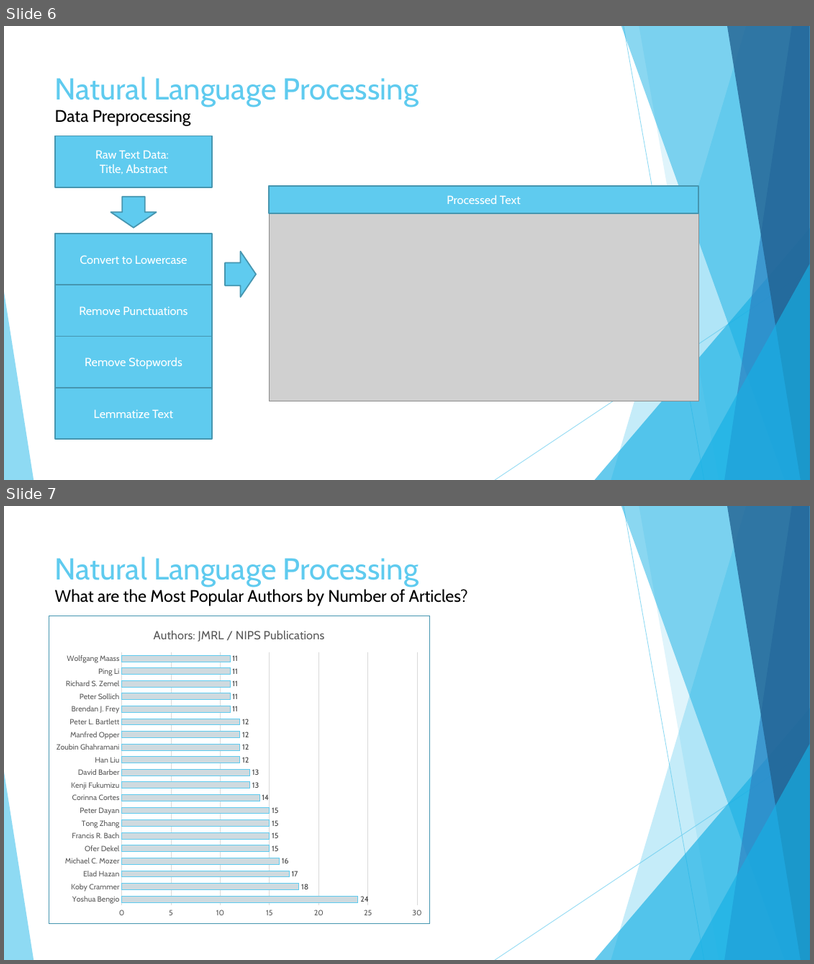
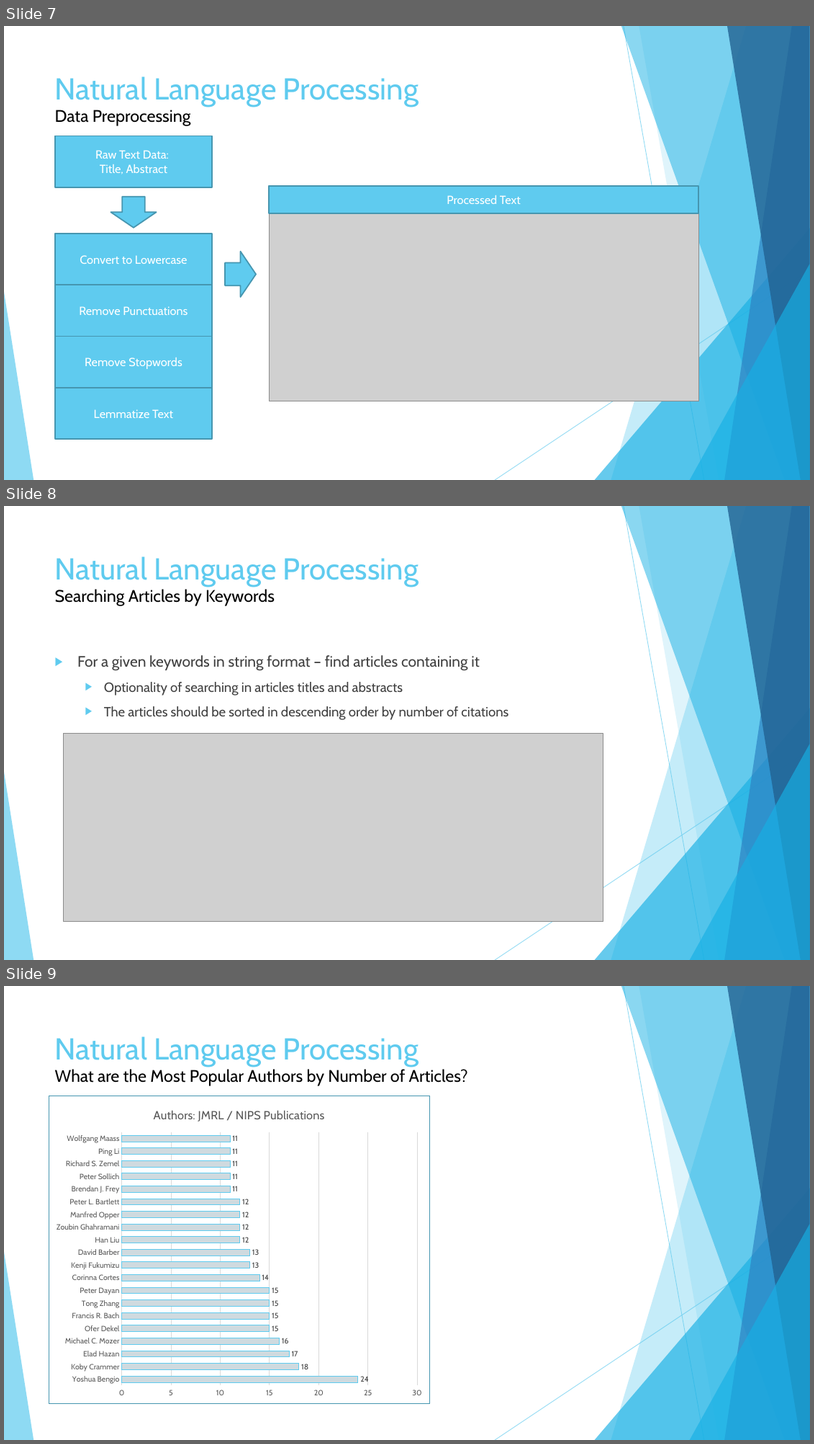
Before and after one commit to tsyurmasto/WebScrapingProject, a slide deck: presentation.pptx. Shown one above the other, each under a label of ours: slides 6 and 7 before the commit, slides 7, 8 and 9 after it. The pictures are 814x964 and 814x1444 pixels, drawn with LibreOffice and Linux fonts; fonts in the diff are those of the drawing; grey boxes stand for pictures. Boxes give left, top, right and bottom in pixels: in the first picture for what was removed or moved away, otherwise in the second. Text is boxed around its words. In the diff, an @@ line names an element or a change of style, - is before the commit and + after.

Commit message:
presentation version, added search function

```diff
--- a/presentation.pptx
+++ b/presentation.pptx
@@ slide 8 added at (x1=4, y1=506, x2=810, y2=960), background #FFFFFF; not listed: 10 template elements that a slide beside it also shows @@
@@ title added at (x1=55, y1=556, x2=419, y2=606), 20 pt, text #000000 @@
+Natural Language Processing
+Searching Articles by Keywords
@@ text added at (x1=77, y1=655, x2=509, y2=720), 16 pt, text #404040 @@
+▶ For a given keywords in string format – find articles containing it
+  ▶ Optionality of searching in articles titles and abstracts
+  ▶ The articles should be sorted in descending order by number of citations
@@ picture added at (x1=63, y1=733, x2=604, y2=921) @@
@@ what was slide 6 is now slide 7 @@
@@ what was slide 7 is now slide 9 @@
```
Also in this commit, not shown: 1 slide changed, 1 other slide added, 5 other files.
